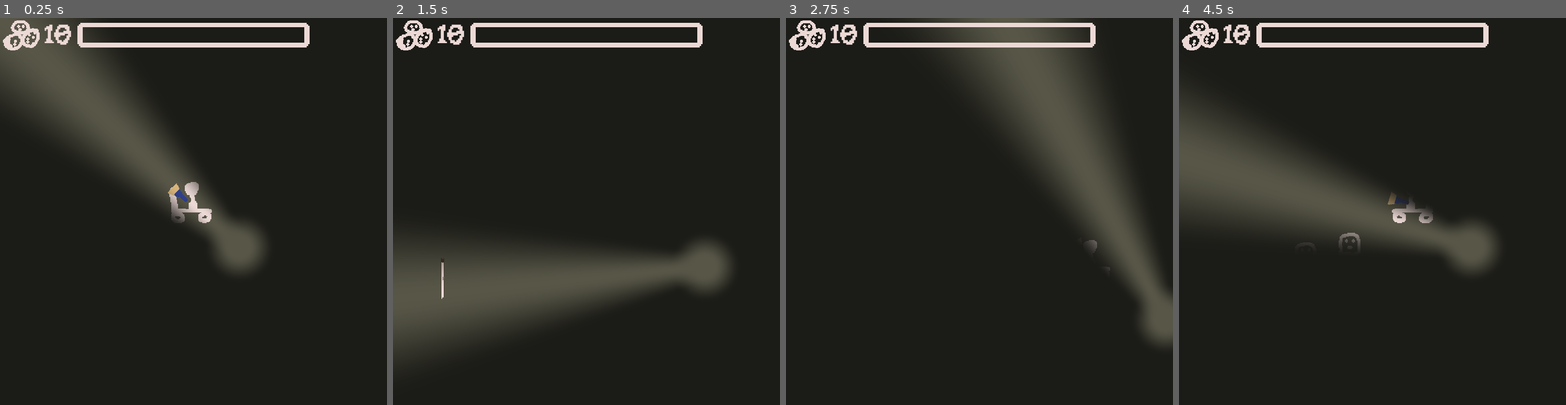
Above: before the commit, frames 1-4 (left to right).
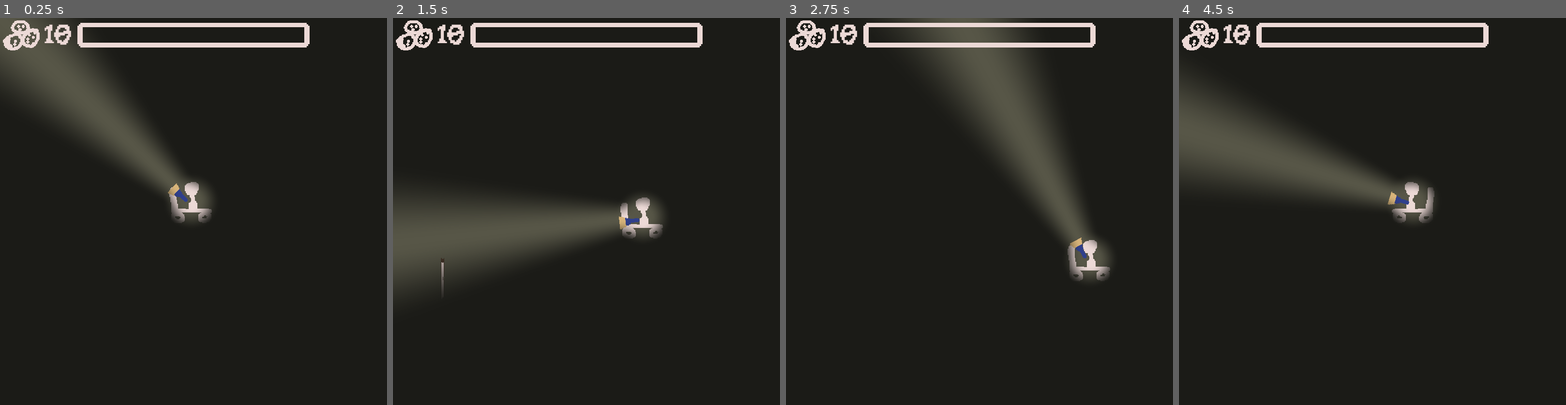
Above: after the commit, the same moments.

Repository: nolenroyalty/flashlight-survivors
Game: Godot game, scene res://Main.tscn
The game is run twice, just before and just after one commit, with the same random seed, the same clock (stepped at 60 frames per second) and the same inputs.
Inputs (mouse positions are in pixels of both pictures, inside the frame that each line leads up to):
- Up to frame 1 (0.25 s): no input
- Up to frame 2 (1.5 s): tap Enter at 0.5 s; move the mouse to (671, 192) at 0.52 s; hold D (player_right) 0.53-1.28 s; move the mouse to (509, 230) at 1.27 s; hold S (player_down) from 1.28 s (still down)
- Up to frame 3 (2.75 s): move the mouse to (1018, 126) at 2.02 s; release S (player_down) at 2.03 s; hold D (player_right) from 2.03 s (still down)
- Up to frame 4 (4.5 s): move the mouse to (1353, 288) at 2.77 s; release D (player_right) at 2.78 s; hold W (player_up) 2.78-3.53 s; move the mouse to (1488, 269) at 3.52 s; hold A (player_left) from 3.53 s (still down); move the mouse to (1256, 153) at 4.27 s

The runs differ from the first frame. In frame 1, 2.1% of the frame differs, in the area x 35-69%, y 34-66%; in frame 2, 20%, in the area x 0-87%, y 46-88%; in frame 3, 16%; in frame 4, 11%.

Commit message:
fix viewport logic

Diff:
--- a/darkness/Darkness.gd
+++ b/darkness/Darkness.gd
@@ -27,7 +27,8 @@
 
 
 func _process(_delta):
-	var viewport_size = U.to_shader_coords(get_viewport().get_size())
+	# var viewport_size = U.to_shader_coords(get_viewport().get_size())
+	var viewport_size = Constants.SCREEN_SIZE
 	$Sprite.material.set_shader_param("player", Lights.player.to_vec3(viewport_size))
 
 	var idx = 1
--- a/globals/Constants.gd
+++ b/globals/Constants.gd
@@ -2,3 +2,5 @@
 
 const MIN_Y_ON_SCREEN = 55
 # const LOWER_BOUND = 490
+
+const SCREEN_SIZE = Vector2(500, 500)
--- a/globals/Utilities.gd
+++ b/globals/Utilities.gd
@@ -7,4 +7,4 @@
 	return Vector2(x, y)
 
 func to_shader_coords(vector):
-	return vector / 2
+	return vector / 3
--- a/project.godot
+++ b/project.godot
@@ -35,8 +35,8 @@
 
 window/size/width=500
 window/size/height=500
-window/size/test_width=1000
-window/size/test_height=1000
+window/size/test_width=1500
+window/size/test_height=1500
 window/dpi/allow_hidpi=true
 window/stretch/mode="2d"
 window/stretch/aspect="keep"
--- a/ui/XPBar.gd
+++ b/ui/XPBar.gd
@@ -9,7 +9,7 @@
 
 func xp_required():
 	# Come back and fix this
-	return 30 * State.player_level
+	return 15 + 10 * (State.player_level -1 )
 
 func set_foreground_scale():
 	var req = xp_required()
Binary file added: Aseprite/charger.aseprite
Binary file added: Aseprite/pres.aseprite
